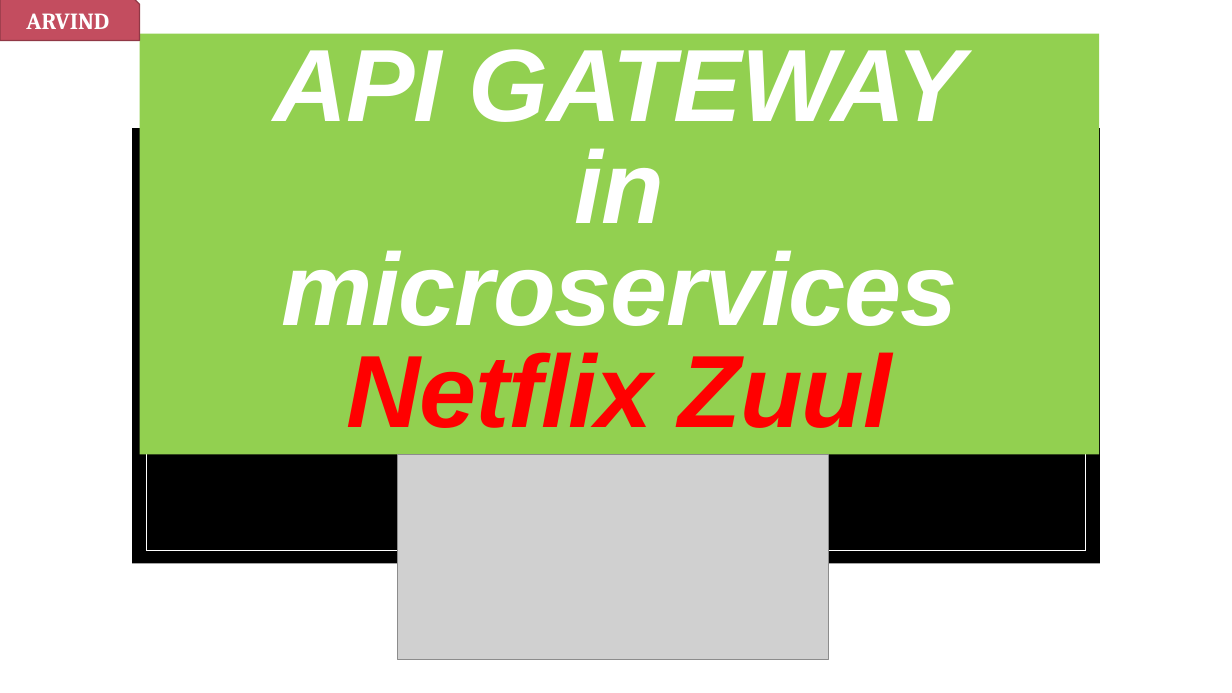
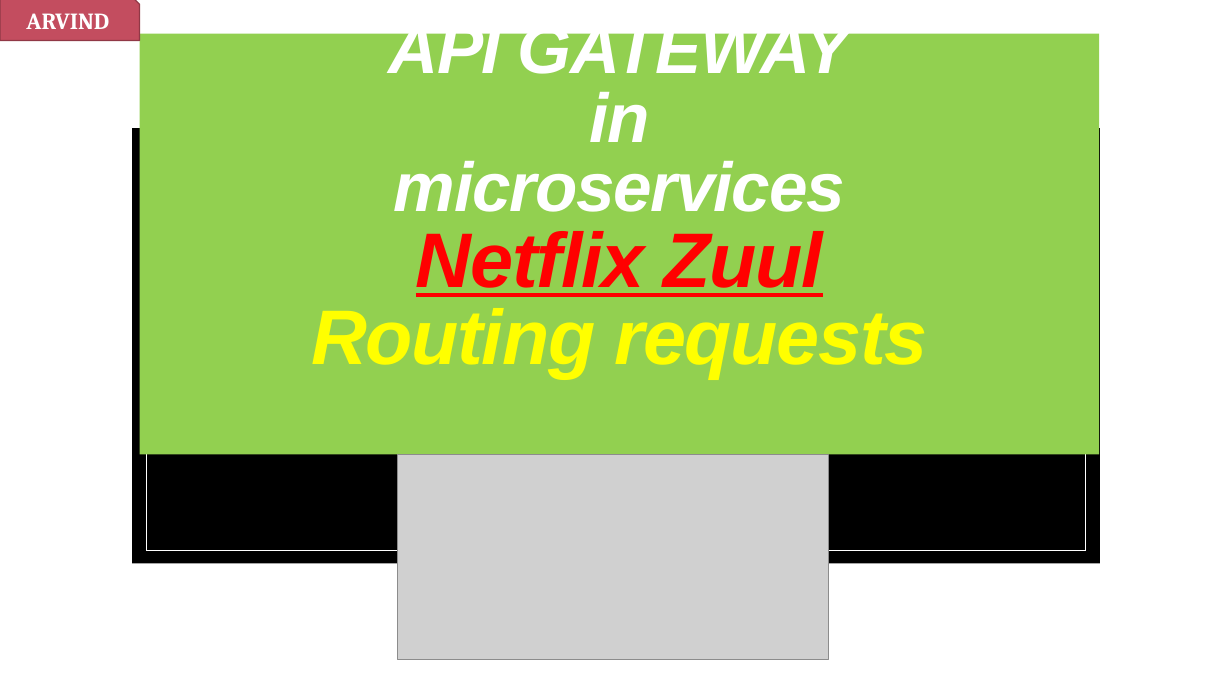
Before and after one commit to codefarm0/ApiGateway, a slide deck: slide 12 of API GATEWAY.pptx. Drawn at 1232x693 pixels with LibreOffice and Linux fonts; fonts in the diff are those of the drawing; grey boxes stand for pictures; background and template pictures are left out. Boxes give left, top, right and bottom in pixels: in the first picture for what was removed or moved away, otherwise in the second. Text is boxed around its words. In the diff, an @@ line names an element or a change of style, - is before the commit and + after.

```diff
--- a/API GATEWAY.pptx
+++ b/API GATEWAY.pptx
@@ title at (x1=311, y1=18, x2=927, y2=378): text changed; size 80 to 60.3 pt @@
-API GATEWAY
-in
-microservices
-Netflix Zuul
+API GATEWAY
+in
+microservices
+Netflix Zuul
+Routing requests
```
Also in this commit, not shown: 14 slides added, 7 other files.
